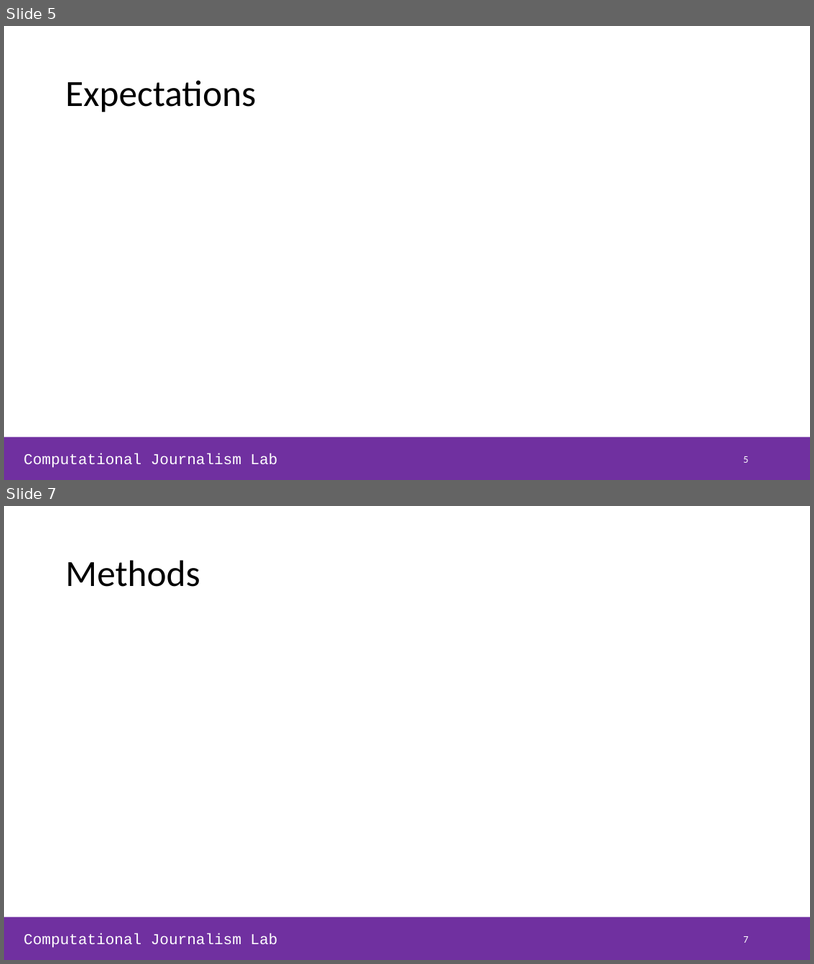
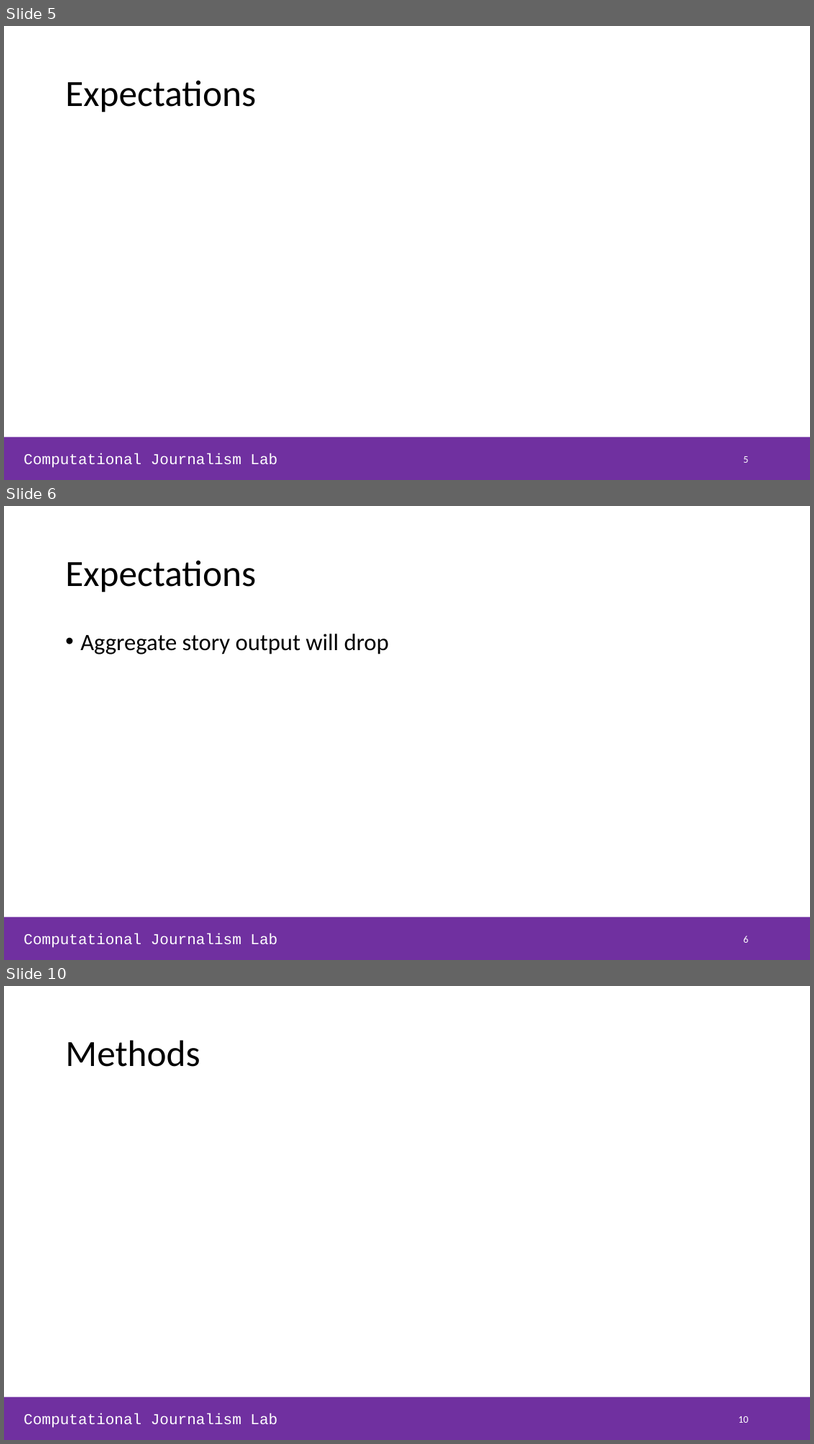
Before and after one commit to NHagar/layoffs_analysis, a slide deck: slides_lab-meeting.pptx. Shown one above the other, each under a label of ours: slides 5 and 7 before the commit, slides 5, 6 and 10 after it; the slides between them are not shown. The pictures are 814x964 and 814x1444 pixels, drawn with LibreOffice and Linux fonts; fonts in the diff are those of the drawing. Boxes give left, top, right and bottom in pixels: in the first picture for what was removed or moved away, otherwise in the second. Text is boxed around its words. In the diff, an @@ line names an element or a change of style, - is before the commit and + after.

```diff
--- a/slides_lab-meeting.pptx
+++ b/slides_lab-meeting.pptx
@@ slide 6 added at [4,506,810,960], background #FFFFFF; not listed: 2 template elements that a slide beside it also shows @@
@@ title added at [65,560,256,592], 44 pt, text #000000 @@
+Expectations
@@ text added at [80,633,389,654], 28 pt, text #000000 @@
+• Aggregate story output will drop
@@ page number added at [743,935,748,942], 12 pt, text #FFFFFF @@
+6
@@ what was slide 7 is now slide 10 @@
@@ page number at [738,1416,748,1422]: text changed @@
-7
+10
```
Also in this commit, not shown: 2 slides changed, 9 other slides added, 1 slide removed, 5 other files.
